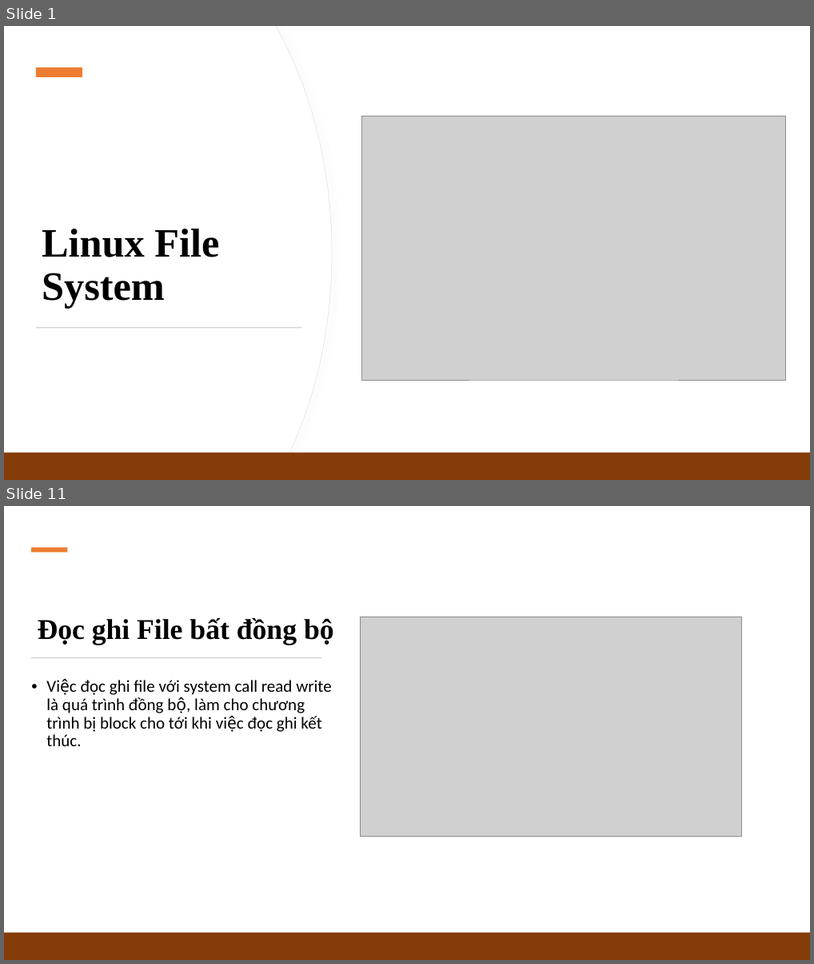
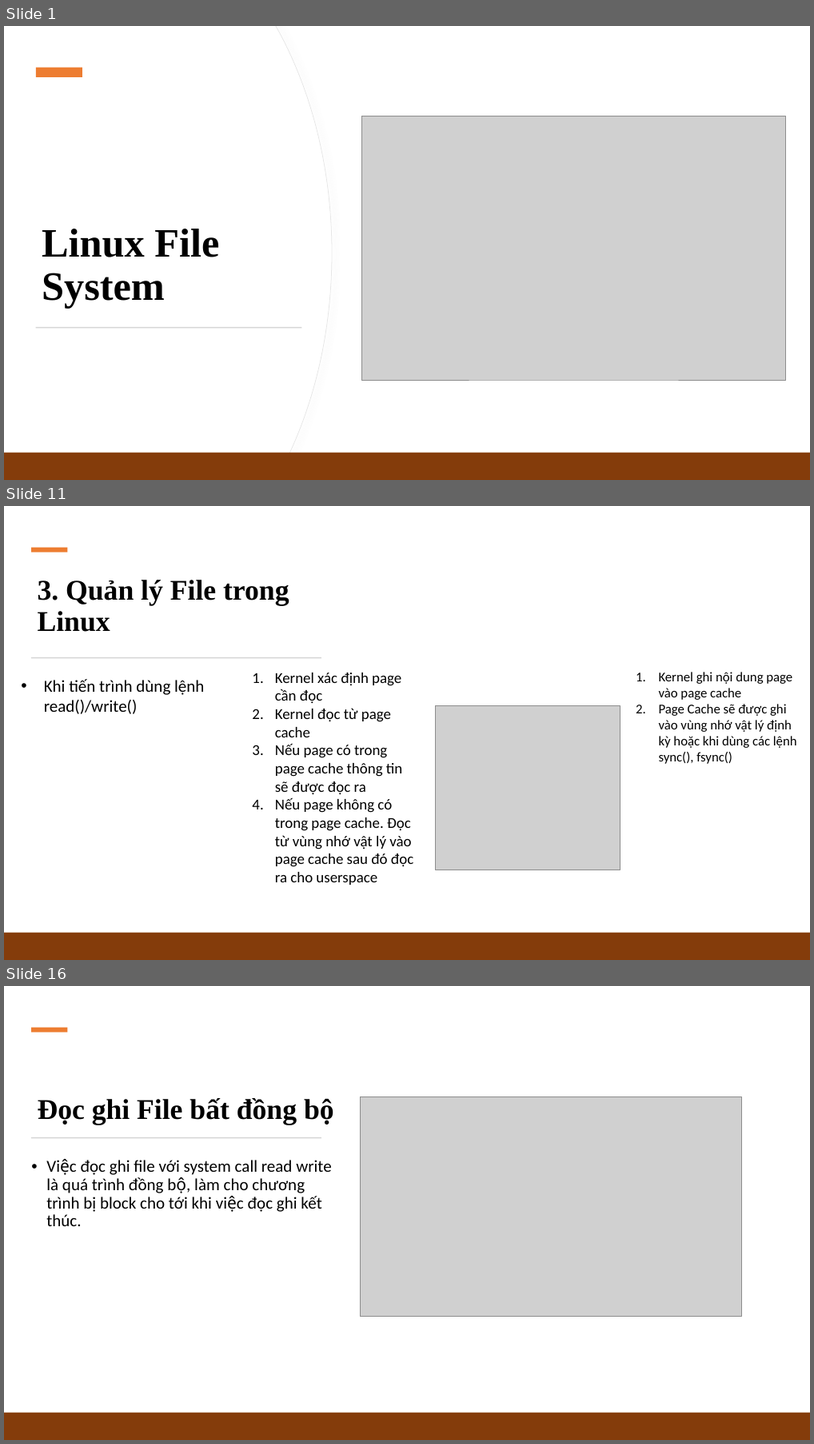
Before and after one commit to Slayder97/Linux-Programming-N-System, a slide deck: slides/2_Linux-File-System.pptx. Shown one above the other, each under a label of ours: slides 1 and 11 before the commit, slides 1, 11 and 16 after it; the slides between them are not shown. The pictures are 814x964 and 814x1444 pixels, drawn with LibreOffice and Linux fonts; fonts in the diff are those of the drawing; grey boxes stand for pictures. Boxes give left, top, right and bottom in pixels: in the first picture for what was removed or moved away, otherwise in the second. Text is boxed around its words. In the diff, an @@ line names an element or a change of style, - is before the commit and + after.

Commit message:
Update Lesson2:  2_Linux-File-System

```diff
--- a/slides/2_Linux-File-System.pptx
+++ b/slides/2_Linux-File-System.pptx
@@ slide 11 added at [4, 506, 810, 960], background #FFFFFF @@
@@ rectangle added at [31, 547, 67, 552], fill #ED7D31 @@
@@ text added at [38, 580, 290, 632], 34 pt, text #000000, bold @@
+3. Quản lý File trong Linux
@@ rectangle added at [31, 657, 322, 659], fill #D5D5D5 @@
@@ text added at [275, 672, 414, 884], 18 pt, text #000000 @@
+1. Kernel xác định page cần đọc
+2. Kernel đọc từ page cache
+3. Nếu page có trong page cache thông tin sẽ được đọc ra
+4. Nếu page không có trong page cache. Đọc từ vùng nhớ vật lý vào page cache sau đó đọc ra cho userspace
@@ text added at [659, 672, 798, 764], 16 pt, text #000000 @@
+1. Kernel ghi nội dung page vào page cache
+2. Page Cache sẽ được ghi vào vùng nhớ vật lý định kỳ hoặc khi dùng các lệnh sync(), fsync()
@@ text added at [44, 679, 204, 714], 20 pt, text #000000 @@
+• Khi tiến trình dùng lệnh read()/write()
@@ picture added at [436, 706, 621, 870] @@
@@ rectangle added at [4, 932, 810, 960], fill #843C0B @@
@@ what was slide 11 is now slide 16 @@
```
Also in this commit, not shown: 10 slides changed, 4 other slides added, 16 other files.
